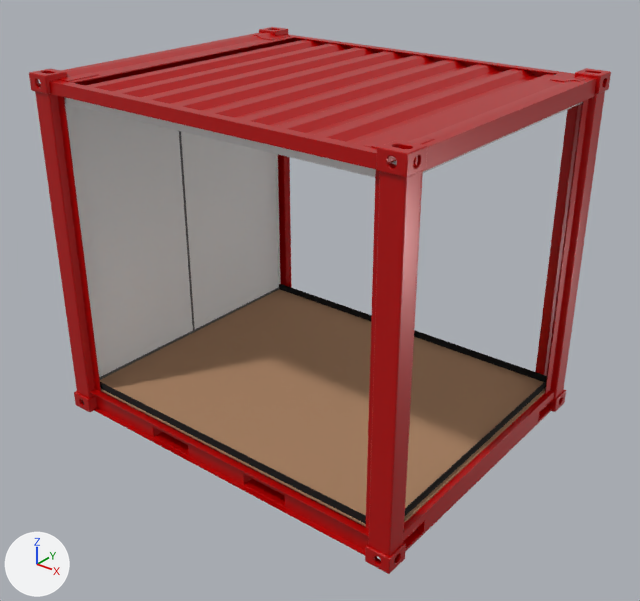
Two versions of the glTF model public/models/container/10/container-shell.glb, one commit apart.
Rendered twice from a 50 mm lens placed at (5.22, -3.44, 3.79), pointed at (1.58, 1.1, 0.98). Arrows for +X, +Y and +Z are at lower left; the lights stay in place.

Names of what the first picture shows: '10FT Blank_DryWall_Front_002', '10FT Blank_DryWall_Left_002', '10FT Blank_DryWall_RearTop_002', '10FT Blank_DryWall_Right_002', '10FT Blank_PlywoodWall_RearTop_002', '10FT Blank_PlywoodWall_RearTop_002.001', '10FT Container_Exterior_Blank_Bottom_001', '10FT Container_Exterior_Blank_RearTop_001', '10FT Interior_Blank_Floor_001'.
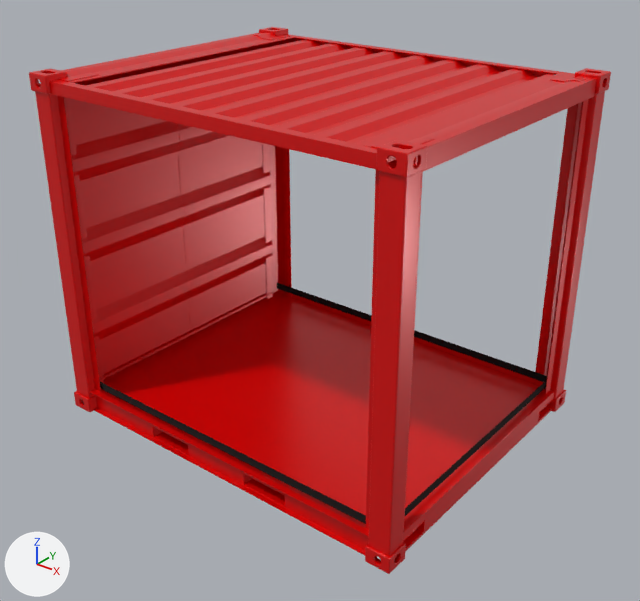
What differs and where, as boxes [x1, y1, x2, y2] in the pictures (640 x 601 px):
'10FT Container_Exterior_Blank_RearTop_001', recoloured: [29, 27, 611, 574] in both
'10FT Interior_Blank_Floor_001', deleted: before [100, 289, 546, 526]
'10FT Blank_PlywoodWall_RearTop_002', deleted: before [64, 97, 583, 377]
'10FT Container_Exterior_Blank_Bottom_001', recoloured: [90, 291, 544, 555] in both
'10FT Blank_PlywoodWall_RearTop_002.001', deleted: before [99, 131, 279, 380]
'10FT Blank_DryWall_RearTop_002', deleted: before [275, 154, 281, 284]

What changed in the scene script:
```text
Change mat_red:
    mat_red.base_color: (0.498, 0.0, 0.0) -> (0.729, 0.0, 0.0)  # red #bb0000 -> red #de0000
Remove ob_10ft_blank_drywall_reartop_002:
    ob_10ft_blank_drywall_reartop_002 = bpy.data.objects.new('10FT Blank_DryWall_RearTop_002', me_mesh_2)
    ob_10ft_blank_drywall_reartop_002.location = (0.0, 0.0, 0.0)
Remove ob_10ft_interior_blank_floor_001:
    ob_10ft_interior_blank_floor_001 = bpy.data.objects.new('10FT Interior_Blank_Floor_001', me_mesh_7)
    ob_10ft_interior_blank_floor_001.location = (0.0, 0.0, 0.0)
Remove ob_10ft_blank_plywoodwall_reartop_002:
    ob_10ft_blank_plywoodwall_reartop_002 = bpy.data.objects.new('10FT Blank_PlywoodWall_RearTop_002', me_mesh_8)
    ob_10ft_blank_plywoodwall_reartop_002.location = (0.0, 0.0, 0.0)
Remove ob_10ft_blank_plywoodwall_reartop_002_001:
    ob_10ft_blank_plywoodwall_reartop_002_001 = bpy.data.objects.new('10FT Blank_PlywoodWall_RearTop_002.001', me_mesh_9)
    ob_10ft_blank_plywoodwall_reartop_002_001.location = (0.0, 0.0, 0.0)
```
